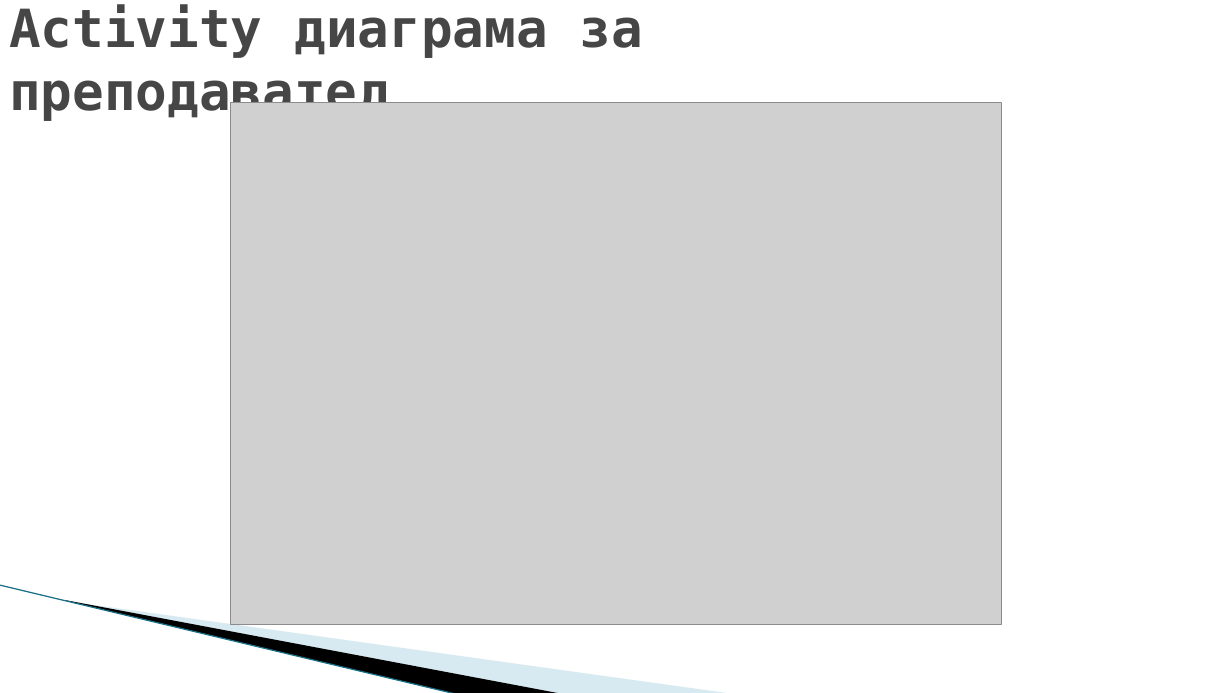
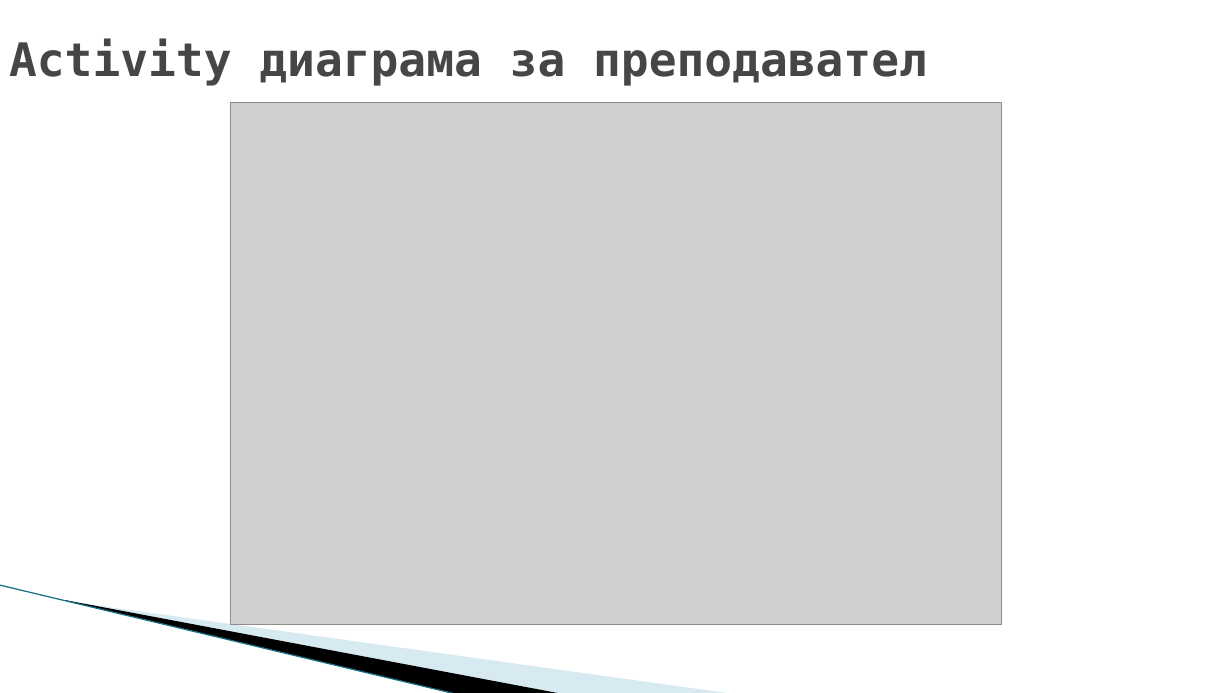
Before and after one commit to sashe944/TestV2Documentation, a slide deck: slide 7 of Мобилен модул за тестова система.pptx. Drawn at 1232x693 pixels with LibreOffice and Linux fonts; fonts in the diff are those of the drawing; grey boxes stand for pictures; background and template pictures are left out. Boxes give left, top, right and bottom in pixels: in the first picture for what was removed or moved away, otherwise in the second. Text is boxed around its words. In the diff, an @@ line names an element or a change of style, - is before the commit and + after.

```diff
--- a/Мобилен модул за тестова система.pptx
+++ b/Мобилен модул за тестова система.pptx
@@ title "Activity диаграма за преподавател" at (x1=9, y1=38, x2=927, y2=86): size 41 to 36 pt @@
```
Also in this commit, not shown: 7 other slides changed, 1 slide added, 3 other files.
